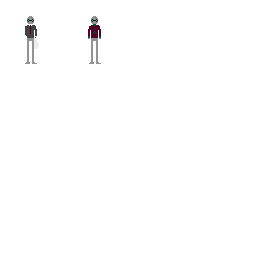
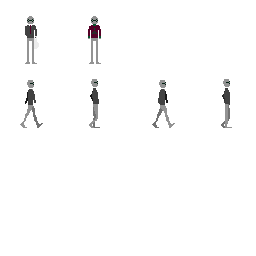
Layered file, before and after one edit (256 × 256). Changes by layer:
added layer "Layer #2" above "Layer" over [20, 79, 232, 128]
